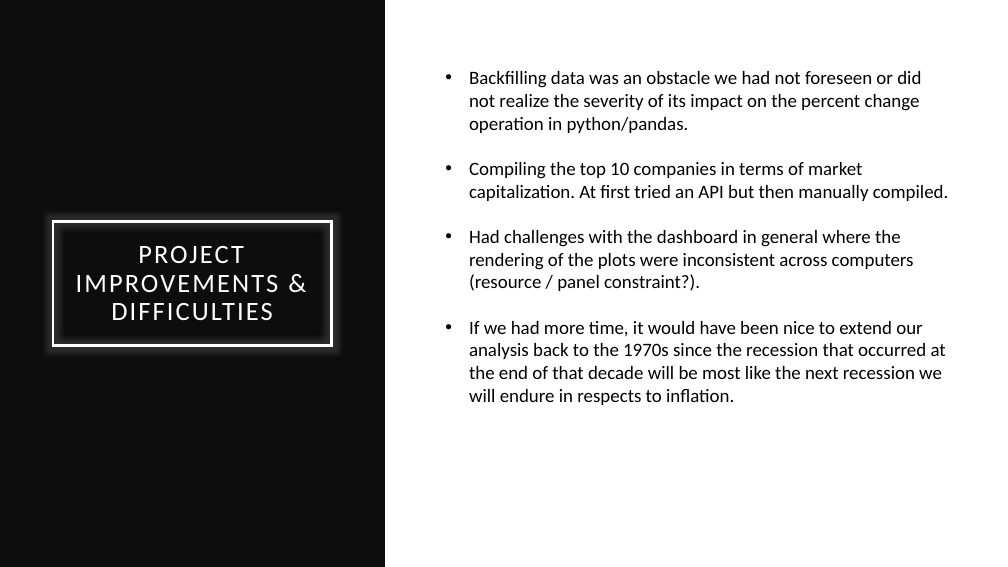
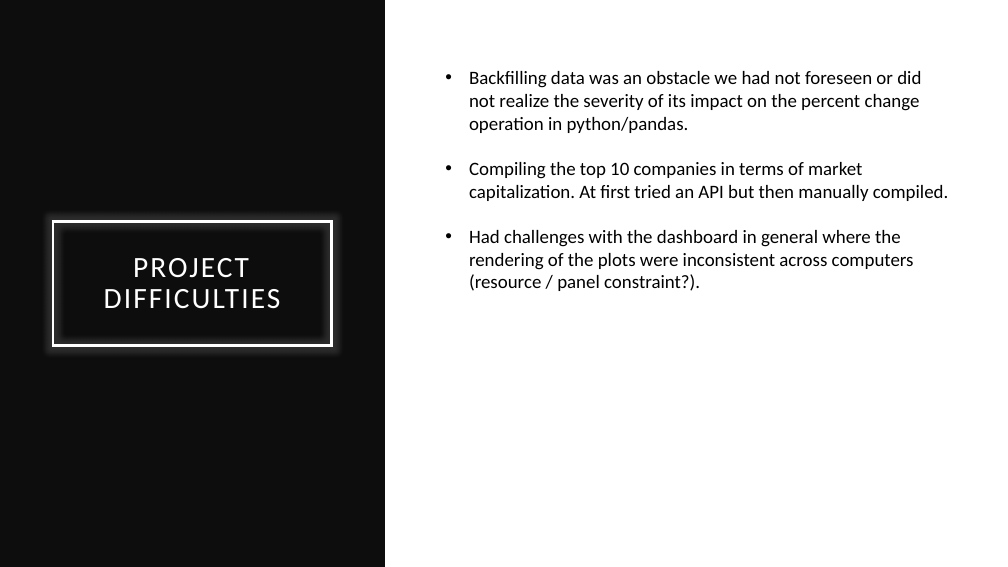
Before and after one commit to patricia-raj/discover-stocks, a slide deck: slide 6 of Project 01.pptx. Drawn at 1008x567 pixels with LibreOffice and Linux fonts; fonts in the diff are those of the drawing. Boxes give left, top, right and bottom in pixels: in the first picture for what was removed or moved away, otherwise in the second. Text is boxed around its words. In the diff, an @@ line names an element or a change of style, - is before the commit and + after.

Commit message:
Project Enhancements - slide deck change

```diff
--- a/Project 01.pptx
+++ b/Project 01.pptx
@@ title at [104, 258, 281, 309]: text changed; size 25.2 to 28 pt @@
-PROJECT IMPROVEMENTS & DIFFICULTIES
+PROJECT DIFFICULTIES
@@ text at [469, 321, 946, 405]: paragraph removed @@
-• If we had more time, it would have been nice to extend our analysis back to the 1970s since the recession that occurred at the end of that decade will be most like the next recession we will endure in respects to inflation.
```
Also in this commit, not shown: 1 slide added.
